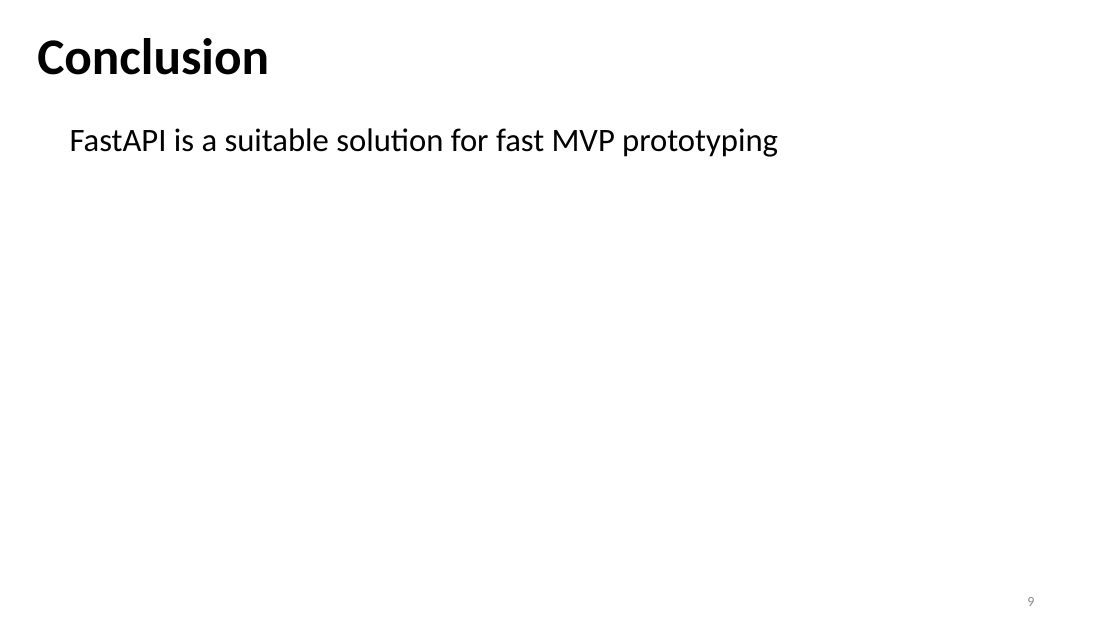
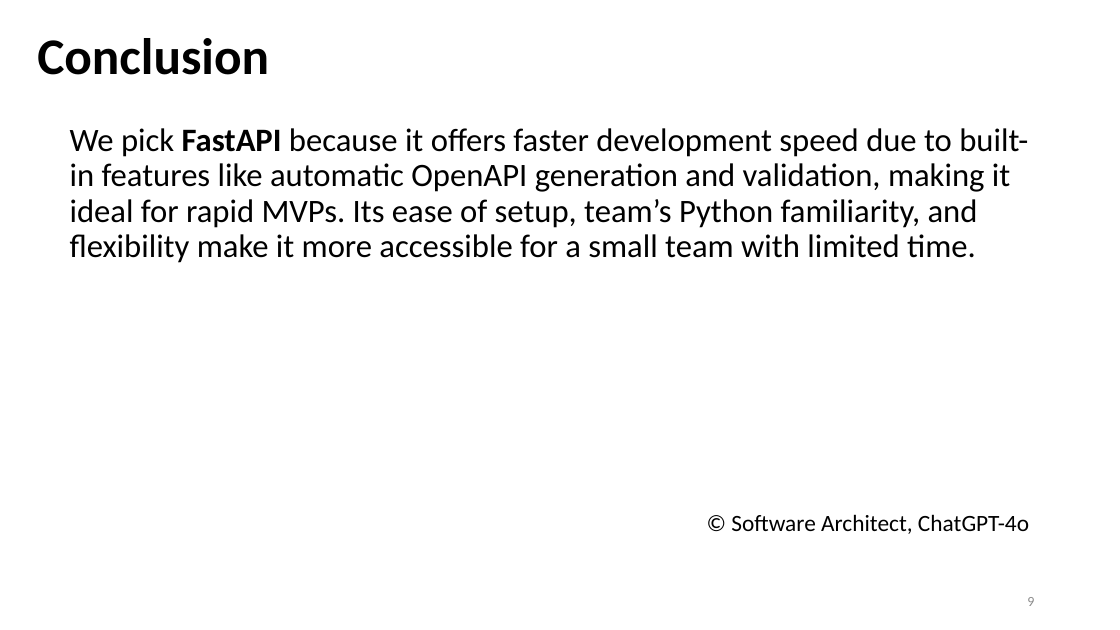
Before and after one commit to fanglores/Advanced-Software-Design, a slide deck: slide 9 of PracticeTasks/Module2/Hackathon/LLMMS_Final.pptx. Drawn at 1120x630 pixels with LibreOffice and Linux fonts; fonts in the diff are those of the drawing. Boxes give left, top, right and bottom in pixels: in the first picture for what was removed or moved away, otherwise in the second. Text is boxed around its words. In the diff, an @@ line names an element or a change of style, - is before the commit and + after.

```diff
--- a/PracticeTasks/Module2/Hackathon/LLMMS_Final.pptx
+++ b/PracticeTasks/Module2/Hackathon/LLMMS_Final.pptx
@@ text at (70,128,1029,534): text changed @@
-FastAPI is a suitable solution for fast MVP prototyping
+We pick FastAPI because it offers faster development speed due to built-in features like automatic OpenAPI generation and validation, making it ideal for rapid MVPs. Its ease of setup, team’s Python familiarity, and flexibility make it more accessible for a small team with limited time.
+© Software Architect, ChatGPT-4o
```
Also in this commit, not shown: 1 other slide changed, 2 other files.
